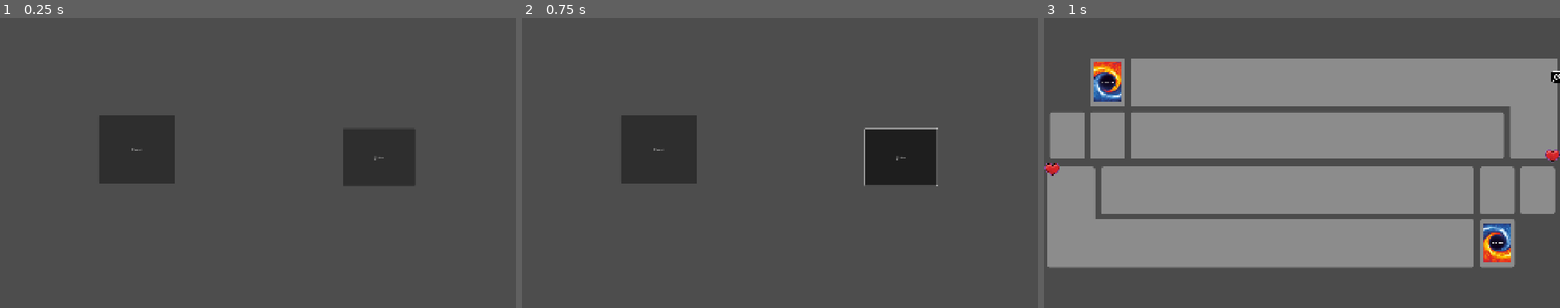
Above: before the commit, frames 1-3 (left to right).
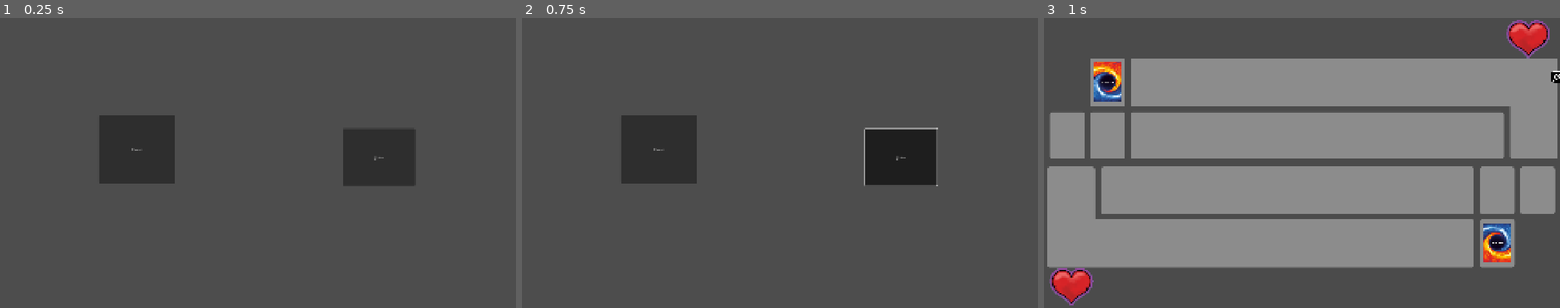
Above: after the commit, the same moments.

Repository: skavinger/UVS_Sim
Game: Godot game, scene res://GameObj/main.tscn
Two runs of this game, one before a commit and one after it. Both use one fixed random seed, a clock stepped at 60 frames per second and the inputs below.
Inputs (mouse positions are in pixels of both pictures, inside the frame that each line leads up to):
- Up to frame 1 (0.25 s): no input
- Up to frame 2 (0.75 s): tap Enter at 0.5 s; move the mouse to (893, 148) at 0.52 s; click (893, 148) at 0.67 s
- Up to frame 3 (1 s): no input

Frames 1-2 are identical in both runs. In frame 3, 1.8% of the frame differs, in the area x 0-100%, y 0-100%.

Commit message:
Add health trackers and set values based on starting characters at start up

Diff:
--- a/GameObj/field.tscn
+++ b/GameObj/field.tscn
@@ -1,16 +1,13 @@
-[gd_scene load_steps=12 format=3 uid="uid://ciimi8mjv1004"]
+[gd_scene load_steps=9 format=3 uid="uid://ciimi8mjv1004"]
 
 [ext_resource type="Texture2D" uid="uid://dyn7d6nlphep7" path="res://Assets/Field_V1.png" id="1_s1owj"]
 [ext_resource type="Texture2D" uid="uid://tcrjtvqyi85b" path="res://Assets/Health.png" id="2_hle2b"]
-[ext_resource type="Texture2D" uid="uid://0000eykrjlhu" path="res://Assets/mid.png" id="3_m50fb"]
-[ext_resource type="Texture2D" uid="uid://dfbdgxpf5844v" path="res://Assets/Damage.png" id="4_pghvb"]
 [ext_resource type="Script" uid="uid://y4w8jn8omovb" path="res://Scripts/animation_manager.gd" id="5_q5daf"]
 [ext_resource type="PackedScene" uid="uid://cu8k4sphid8os" path="res://GameObj/card_inspector.tscn" id="6_pq28x"]
 [ext_resource type="Script" uid="uid://lhrend5pv3li" path="res://Scripts/card_inspector.gd" id="7_2top2"]
 [ext_resource type="PackedScene" uid="uid://cdyi4fi66xuk0" path="res://GameObj/search_box.tscn" id="9_bxhp4"]
 [ext_resource type="PackedScene" uid="uid://bmsu0lhtknsva" path="res://GameObj/tracker.tscn" id="10_s1owj"]
 [ext_resource type="Script" uid="uid://b0fbsvaju1rga" path="res://Scripts/search_box.gd" id="10_vimqo"]
-[ext_resource type="Script" uid="uid://ctjbjb8kngycc" path="res://GameObj/tracker.gd" id="11_hle2b"]
 
 [node name="Field" type="Node2D"]
 
@@ -18,41 +15,6 @@
 position = Vector2(960.25, 538.563)
 scale = Vector2(1, 0.998)
 texture = ExtResource("1_s1owj")
-
-[node name="PlayerHealth" type="Sprite2D" parent="."]
-position = Vector2(30, 564)
-scale = Vector2(0.5, 0.5)
-texture = ExtResource("2_hle2b")
-
-[node name="RivalHealth" type="Sprite2D" parent="."]
-position = Vector2(1891, 514)
-scale = Vector2(0.5, 0.5)
-texture = ExtResource("2_hle2b")
-
-[node name="PlayerSpeed" type="Sprite2D" parent="."]
-visible = false
-position = Vector2(1536, 595)
-scale = Vector2(0.75, 0.75)
-texture = ExtResource("3_m50fb")
-
-[node name="PlayerDamage" type="Sprite2D" parent="."]
-visible = false
-position = Vector2(1536, 685)
-scale = Vector2(0.75, 0.75)
-texture = ExtResource("4_pghvb")
-
-[node name="RivalSpeed" type="Sprite2D" parent="."]
-visible = false
-position = Vector2(387, 480)
-rotation = 3.14159
-scale = Vector2(0.75, 0.75)
-texture = ExtResource("3_m50fb")
-
-[node name="RivalDamage" type="Sprite2D" parent="."]
-visible = false
-position = Vector2(387, 387)
-scale = Vector2(0.75, 0.75)
-texture = ExtResource("4_pghvb")
 
 [node name="AnimationManager" type="Node2D" parent="."]
 script = ExtResource("5_q5daf")
@@ -66,4 +28,41 @@
 script = ExtResource("10_vimqo")
 
 [node name="Tracker" parent="." instance=ExtResource("10_s1owj")]
-script = ExtResource("11_hle2b")
+
+[node name="RivalHealth" type="Node2D" parent="."]
+
+[node name="Icon" type="Sprite2D" parent="RivalHealth"]
+position = Vector2(1800, 78)
+scale = Vector2(1.4, 1.4)
+texture = ExtResource("2_hle2b")
+
+[node name="Label" type="RichTextLabel" parent="RivalHealth"]
+offset_left = 1716.0
+offset_top = -15.0
+offset_right = 1887.0
+offset_bottom = 143.0
+theme_override_colors/default_color = Color(1, 1, 1, 1)
+theme_override_colors/font_outline_color = Color(0, 0, 0, 1)
+theme_override_constants/outline_size = 18
+theme_override_font_sizes/normal_font_size = 80
+horizontal_alignment = 1
+vertical_alignment = 1
+
+[node name="PlayerHealth" type="Node2D" parent="."]
+
+[node name="Icon" type="Sprite2D" parent="PlayerHealth"]
+position = Vector2(100, 1000)
+scale = Vector2(1.4, 1.4)
+texture = ExtResource("2_hle2b")
+
+[node name="Label" type="RichTextLabel" parent="PlayerHealth"]
+offset_left = -5.0
+offset_top = 902.0
+offset_right = 205.0
+offset_bottom = 1072.0
+theme_override_colors/default_color = Color(1, 1, 1, 1)
+theme_override_colors/font_outline_color = Color(0, 0, 0, 1)
+theme_override_constants/outline_size = 18
+theme_override_font_sizes/normal_font_size = 80
+horizontal_alignment = 1
+vertical_alignment = 1
--- a/Scripts/Game_Setup.gd
+++ b/Scripts/Game_Setup.gd
@@ -18,7 +18,7 @@
 			"cardState": $"Player/Deck".cardState.duplicate(),
 			"cardObj": null
 		}, false)
-
+	$"../SyncFunctions".setPlayerHealth($"Player/Stage".starting_character.cardProperties.Health)
 
 func startingHands():
 	$"Player/Deck".drawToHandSize()
--- a/Scripts/sync_functions.gd
+++ b/Scripts/sync_functions.gd
@@ -1 +1,9 @@
 extends Node2D
+
+func setPlayerHealth(health):
+	$"../Game/Field/PlayerHealth/Label".text = str(health)
+	rpc("syncHealth", health)
+
+@rpc("any_peer")
+func syncHealth(health):
+	$"../Game/Field/RivalHealth/Label".text = str(health)
